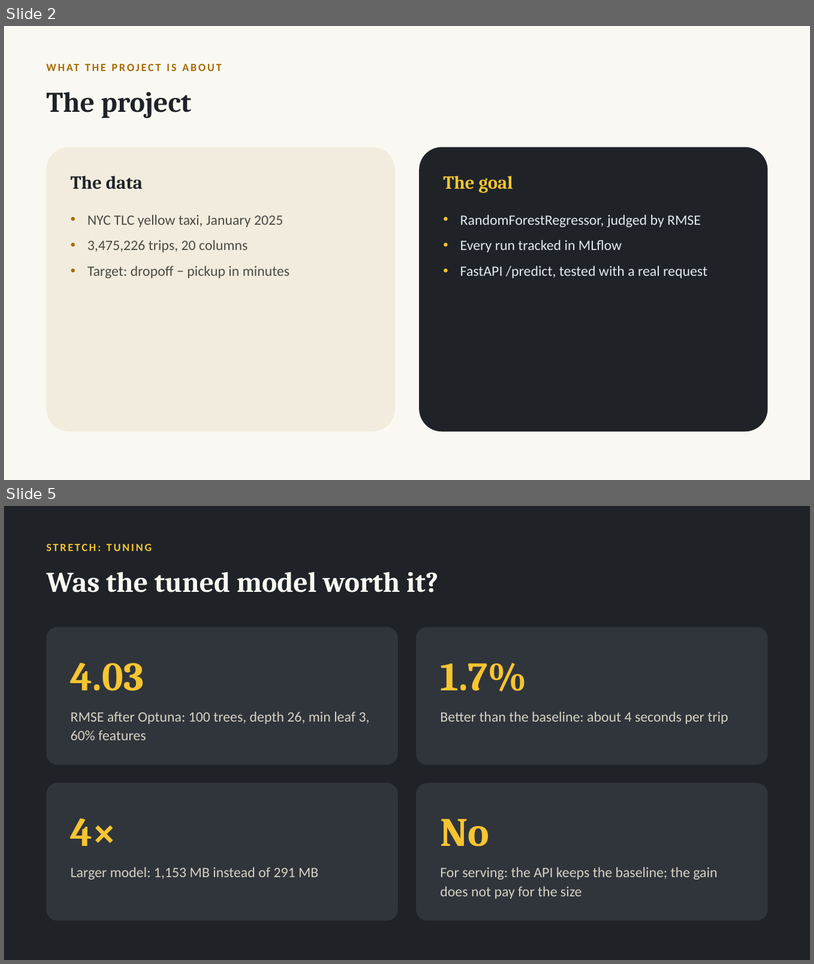
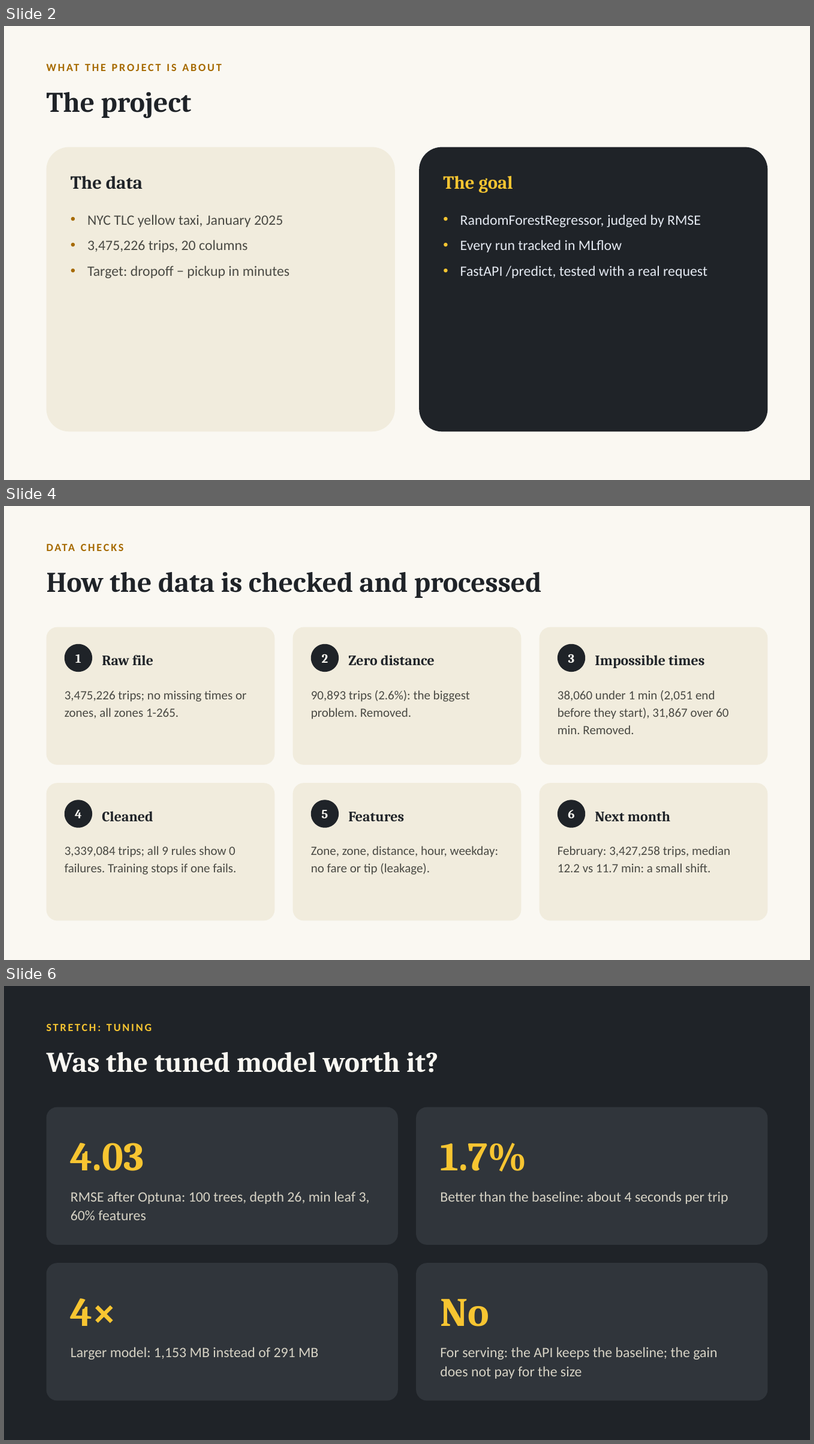
Before and after one commit to jeevan516/model-deployment-project, a slide deck: presentation/model-deployment-project.pptx. Shown one above the other, each under a label of ours: slides 2 and 5 before the commit, slides 2, 4 and 6 after it; the slides between them are not shown. The pictures are 814x964 and 814x1444 pixels, drawn with LibreOffice and Linux fonts; fonts in the diff are those of the drawing. Boxes give left, top, right and bottom in pixels: in the first picture for what was removed or moved away, otherwise in the second. Text is boxed around its words. In the diff, an @@ line names an element or a change of style, - is before the commit and + after.

Commit message:
Data checks, six-model comparison (XGBoost, LightGBM, route-speed baseline), Optuna dashboard, fit analysis; serve HistGradientBoosting trained on all rows (RMSE 3.70)

```diff
--- a/presentation/model-deployment-project.pptx
+++ b/presentation/model-deployment-project.pptx
@@ slide 4 added at [4, 506, 810, 960], background #FAF8F2 @@
@@ text added at [47, 539, 768, 558], 13 pt, text #A66A00, bold @@
+DATA CHECKS
@@ text added at [47, 572, 542, 598], 34 pt, text #1F2328, bold @@
+How the data is checked and processed
@@ rounded rectangle added at [47, 627, 275, 765], fill #F1ECDD @@
@@ rounded rectangle added at [293, 627, 522, 765], fill #F1ECDD @@
@@ rounded rectangle added at [540, 627, 768, 765], fill #F1ECDD @@
@@ ellipse added at [65, 644, 92, 672], fill #1F2328, 15 pt, text #FAF8F2, bold @@
+1
@@ ellipse added at [311, 644, 339, 672], fill #1F2328, 15 pt, text #FAF8F2, bold @@
+2
@@ ellipse added at [558, 644, 586, 672], fill #1F2328, 15 pt, text #FAF8F2, bold @@
+3
@@ text added at [102, 655, 153, 665], 17 pt, text #1F2328, bold @@
+Raw file
@@ text added at [348, 655, 435, 665], 17 pt, text #1F2328, bold @@
+Zero distance
@@ text added at [595, 655, 705, 668], 17 pt, text #1F2328, bold @@
+Impossible times
@@ text added at [65, 690, 246, 718], 15 pt, text #4A4A44 @@
+3,475,226 trips; no missing times or zones, all zones 1-265.
@@ text added at [311, 690, 470, 719], 15 pt, text #4A4A44 @@
+90,893 trips (2.6%): the biggest problem. Removed.
@@ text added at [558, 690, 729, 734], 15 pt, text #4A4A44 @@
+38,060 under 1 min (2,051 end before they start), 31,867 over 60 min. Removed.
@@ rounded rectangle added at [47, 783, 275, 920], fill #F1ECDD @@
@@ rounded rectangle added at [293, 783, 522, 920], fill #F1ECDD @@
@@ rounded rectangle added at [540, 783, 768, 920], fill #F1ECDD @@
@@ ellipse added at [65, 800, 92, 828], fill #1F2328, 15 pt, text #FAF8F2, bold @@
+4
@@ text added at [102, 811, 153, 822], 17 pt, text #1F2328, bold @@
+Cleaned
@@ ellipse added at [311, 800, 339, 828], fill #1F2328, 15 pt, text #FAF8F2, bold @@
+5
@@ text added at [348, 811, 404, 821], 17 pt, text #1F2328, bold @@
+Features
@@ ellipse added at [558, 800, 586, 828], fill #1F2328, 15 pt, text #FAF8F2, bold @@
+6
@@ text added at [595, 811, 671, 821], 17 pt, text #1F2328, bold @@
+Next month
@@ text added at [65, 846, 236, 874], 15 pt, text #4A4A44 @@
+3,339,084 trips; all 9 rules show 0 failures. Training stops if one fails.
@@ text added at [311, 846, 498, 874], 15 pt, text #4A4A44 @@
+Zone, zone, distance, hour, weekday: no fare or tip (leakage).
@@ text added at [558, 846, 731, 872], 15 pt, text #4A4A44 @@
+February: 3,427,258 trips, median 12.2 vs 11.7 min: a small shift.
@@ what was slide 5 is now slide 6 @@
```
Also in this commit, not shown: 7 slides changed, 1 other slide added, 16 other files.
